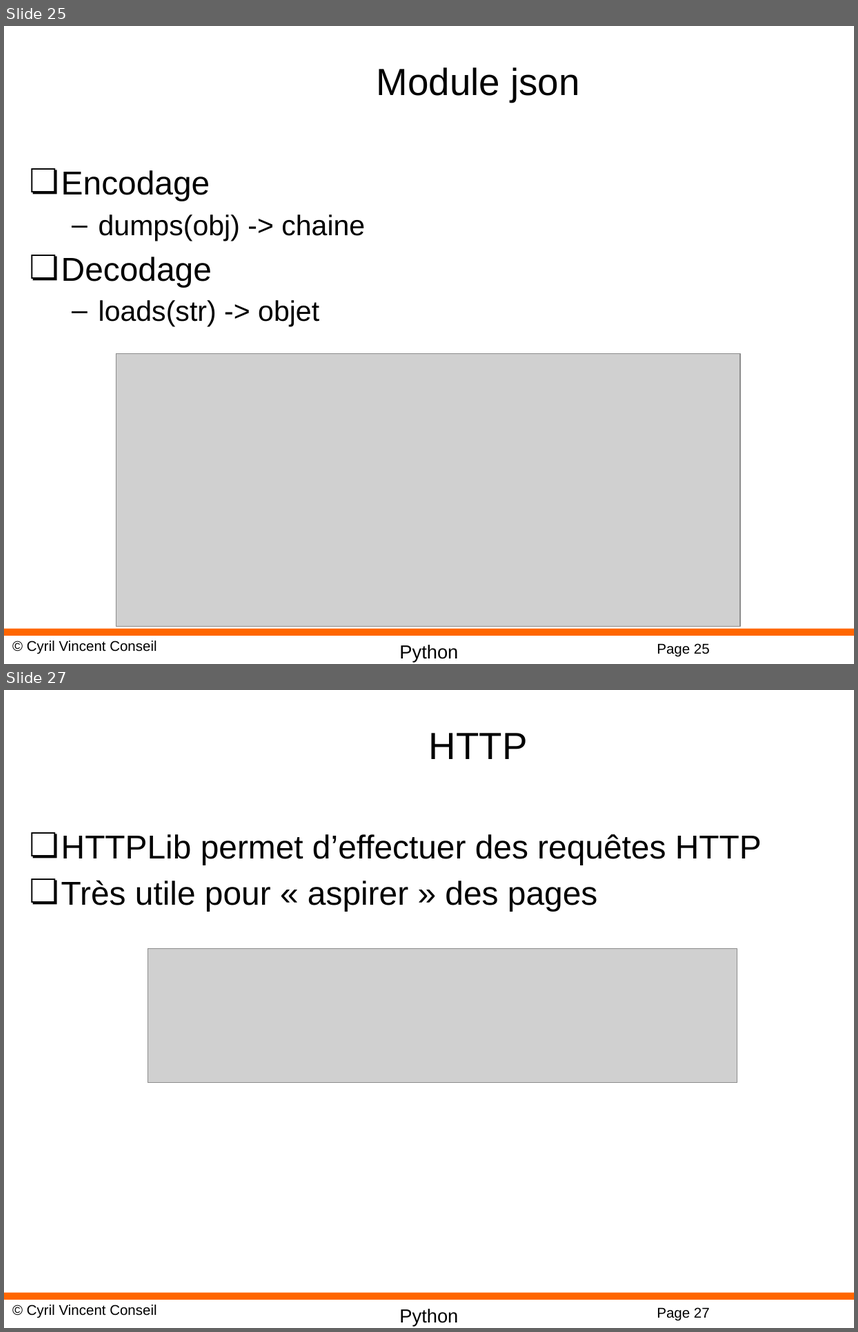
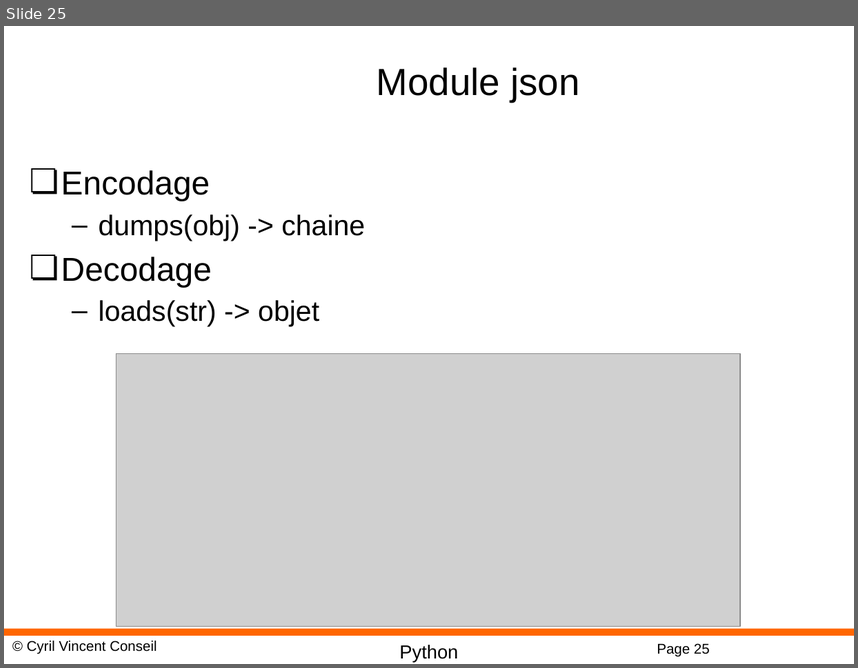
Before and after one commit to cyrilvincent/python, a slide deck: ppt/Python11-Sys.pptx. Shown one above the other, each under a label of ours: slides 25 and 27 before the commit, slide 25 after it; the slides between them are not shown. The pictures are 858x1332 and 858x668 pixels, drawn with LibreOffice and Linux fonts; fonts in the diff are those of the drawing; grey boxes stand for pictures; background and template pictures are left out. Boxes give left, top, right and bottom in pixels: in the first picture for what was removed or moved away, otherwise in the second. Text is boxed around its words. In the diff, an @@ line names an element or a change of style, - is before the commit and + after.

```diff
--- a/ppt/Python11-Sys.pptx
+++ b/ppt/Python11-Sys.pptx
@@ slide 27 removed at <box>4,690,854,1328</box>, background #FFFFFF; not listed: 4 template elements that a slide beside it also shows @@
@@ title removed at <box>429,733,528,759</box> @@
-HTTP
@@ text removed at <box>61,834,762,911</box> @@
-❏ HTTPLib permet d’effectuer des requêtes HTTP
-❏ Très utile pour « aspirer » des pages
@@ picture removed at <box>148,949,737,1082</box> @@
```
Also in this commit, not shown: 1 slide changed, 1 other slide removed, 1 other file.
